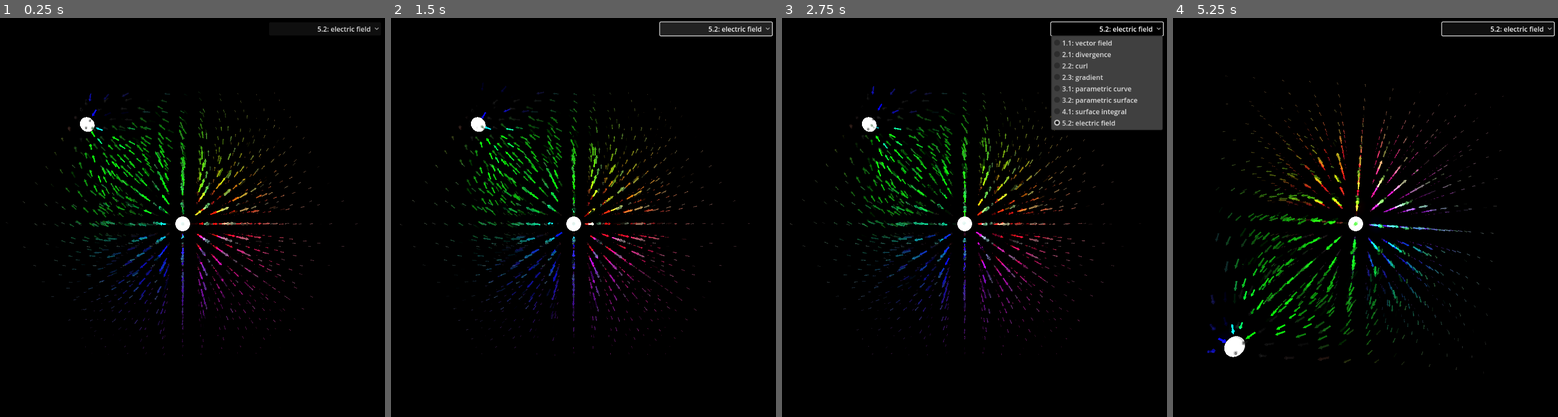
Above: before the commit, frames 1-4 (left to right).
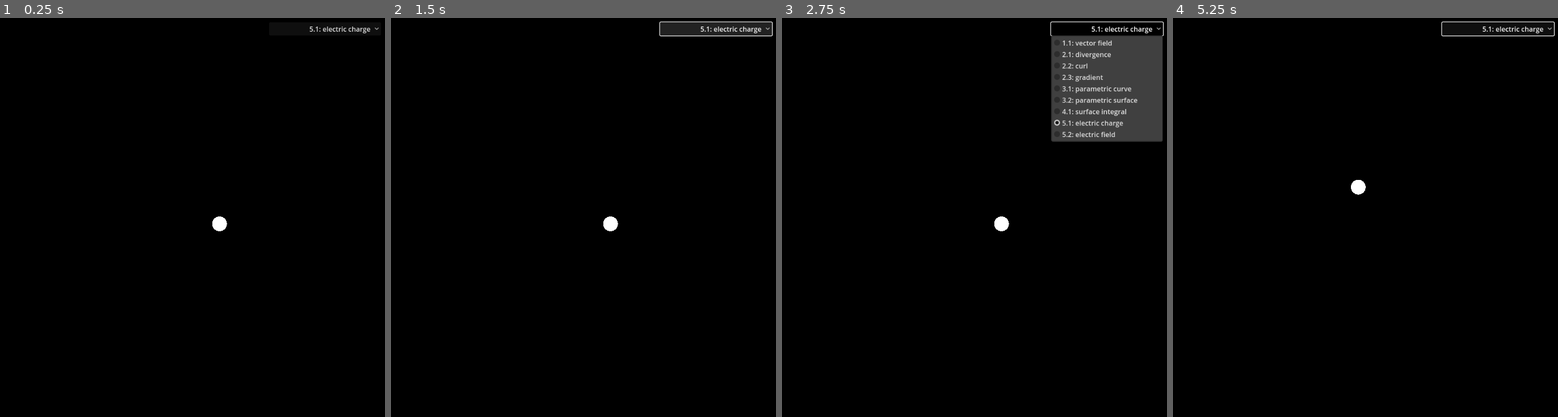
Above: after the commit, the same moments.

Repository: slotling/electromagnetism
Game: Godot game, scene res://Worlds/BaseWorlds/3d_world.tscn
Two runs of this game, one before a commit and one after it. Both use one fixed random seed, a clock stepped at 60 frames per second and the inputs below.
Inputs (mouse positions are in pixels of both pictures, inside the frame that each line leads up to):
- Up to frame 1 (0.25 s): no input
- Up to frame 2 (1.5 s): click "5.2: electric field" (after the commit: "5.1: electric charge") at 0.5 s; click "5.2: electric field" (after the commit: "5.1: electric charge") at 1.25 s
- Up to frame 3 (2.75 s): click "5.2: electric field" (after the commit: "5.1: electric charge") at 2 s
- Up to frame 4 (5.25 s): move the mouse to (1450, 201) at 2.77 s; click (1450, 201) at 2.85 s; move the mouse to (1269, 245) at 3.52 s; click (1269, 245) at 3.6 s; move the mouse to (1396, 129) at 4.27 s; hold Middle mouse button (pan) 4.28-5.03 s; click (1396, 129) at 4.55 s; move the mouse to (1334, 309) at 5.02 s; click (1334, 309) at 5.1 s

The runs differ from the first frame. In frame 1, 3.9% of the frame differs, in the area x 1-97%, y 2-85%; in frame 2, 3.8%; in frame 3, 4.8%, in the area x 2-99%, y 2-85%; in frame 4, 4.2%.

Commit message:
quick fix

Diff:
--- a/Scenes/charge_distributions/point_charge.gd
+++ b/Scenes/charge_distributions/point_charge.gd
@@ -7,28 +7,30 @@
 
 var hovered = false
 
+@onready var parent = get_parent().get_parent()
+
 func is_selected() -> bool:
-	return get_parent().InspectedCharge == self
+	return parent.InspectedCharge == self
 
 # Called when the node enters the scene tree for the first time.
 func _ready() -> void:
-	get_parent().charge_selected.connect(select_update_event)
+	parent.charge_selected.connect(select_update_event)
 
 
 var tick = 0
 # Called every frame. 'delta' is the elapsed time since the previous frame.
 func _process(delta: float) -> void:
-	$BaseArea/CollisionShape3D.disabled = not get_parent().InspectedCharge == null
+	$BaseArea/CollisionShape3D.disabled = not parent.InspectedCharge == null
 	if Input.is_action_just_pressed("click"):
 		if hovered:
 			self_select()
 		elif $Gizmo.hovered.x or $Gizmo.hovered.y or $Gizmo.hovered.z:
 			pass
 		elif is_selected():
-			get_parent().select_update(null)
+			parent.select_update(null)
 
 	if $Gizmo.any_pressed():
-		get_parent().update_charge(id, true)
+		parent.update_charge(id, true)
 
 	tick += 1
 	if is_selected() and tick % 10 == 0:
@@ -71,7 +73,7 @@
 		deselect_event()
 
 func self_select():
-	get_parent().select_update(self)
+	parent.select_update(self)
 
 func select_event():
 	#$MeshInstance3D.get_active_material(0).emission_enabled = true
--- a/Worlds/5_electric_charge/5_1_electric_charge.gd
+++ b/Worlds/5_electric_charge/5_1_electric_charge.gd
@@ -3,7 +3,7 @@
 
 signal charge_selected(chargeNode)
 
-@onready var charges = get_tree().get_nodes_in_group("charge")
+@onready var charges = $Charges.get_children()
 
 var forces = []
 
--- a/Worlds/5_electric_charge/5_1_electric_charge.tscn
+++ b/Worlds/5_electric_charge/5_1_electric_charge.tscn
@@ -1,7 +1,8 @@
-[gd_scene load_steps=6 format=4 uid="uid://bmajbq80iw741"]
+[gd_scene load_steps=7 format=4 uid="uid://bmajbq80iw741"]
 
 [ext_resource type="PackedScene" uid="uid://4tag6ti1sfhp" path="res://Worlds/1_vector_fields/1_1_fields.tscn" id="1_eqyib"]
 [ext_resource type="Script" uid="uid://ds01ou2of5pyj" path="res://Worlds/5_electric_charge/5_1_electric_charge.gd" id="2_t782x"]
+[ext_resource type="PackedScene" uid="uid://ch3sxdbhv1l3a" path="res://Scenes/charge_distributions/PointCharge.tscn" id="3_iqswy"]
 
 [sub_resource type="StandardMaterial3D" id="StandardMaterial3D_xdw3r"]
 resource_local_to_scene = true
@@ -35,3 +36,8 @@
 [node name="MM" parent="." index="0"]
 visible = false
 multimesh = SubResource("MultiMesh_t75b5")
+
+[node name="Charges" type="Node3D" parent="." index="1"]
+
+[node name="PointCharge" parent="Charges" index="0" instance=ExtResource("3_iqswy")]
+transform = Transform3D(1, 0, 0, 0, 1, 0, 0, 0, 1, 20, 0, 0)
--- a/Worlds/5_electric_charge/5_2_electric_field.tscn
+++ b/Worlds/5_electric_charge/5_2_electric_field.tscn
@@ -7,6 +7,9 @@
 
 [sub_resource type="Resource" id="Resource_ebtaj"]
 script = ExtResource("2_78oam")
+LatticeStart = Vector3(-10, -10, 0)
+LatticeEnd = Vector3(10, 10, 0)
+PosScale = 5.0
 MultSize = 0.5
 metadata/_custom_type_script = "uid://ckj7ev16yia8c"
 
@@ -48,8 +51,6 @@
 visible = true
 multimesh = SubResource("MultiMesh_mvyu6")
 
-[node name="PointCharge" parent="." index="1" instance=ExtResource("2_4h2pt")]
-
-[node name="PointCharge3" parent="." index="2" instance=ExtResource("2_4h2pt")]
-transform = Transform3D(1, 0, 0, 0, 1, 0, 0, 0, 1, -55, 34, -47)
+[node name="PointCharge2" parent="Charges" index="1" instance=ExtResource("2_4h2pt")]
+transform = Transform3D(1, 0, 0, 0, 1, 0, 0, 0, 1, -20, 0, 0)
 charge_magnitude = -1.0
--- a/Worlds/BaseWorlds/3d_world.gd
+++ b/Worlds/BaseWorlds/3d_world.gd
@@ -11,7 +11,7 @@
 		"3.1: parametric curve": load("res://Worlds/3_parametric_equations/3_1_curve.tscn"),
 		"3.2: parametric surface": load("res://Worlds/3_parametric_equations/3_2_surface.tscn"),
 		"4.1: surface integral": load("res://Worlds/4_integrals/4_1_surface_integral.tscn"),
-		#"5.1: electric charge": load("res://Worlds/5_electric_charge/5_1_electric_charge.tscn"),
+		"5.1: electric charge": load("res://Worlds/5_electric_charge/5_1_electric_charge.tscn"),
 		"5.2: electric field": load("res://Worlds/5_electric_charge/5_2_electric_field.tscn"),
 	}
 	$SceneSwitcher.init(scenes, 7)
